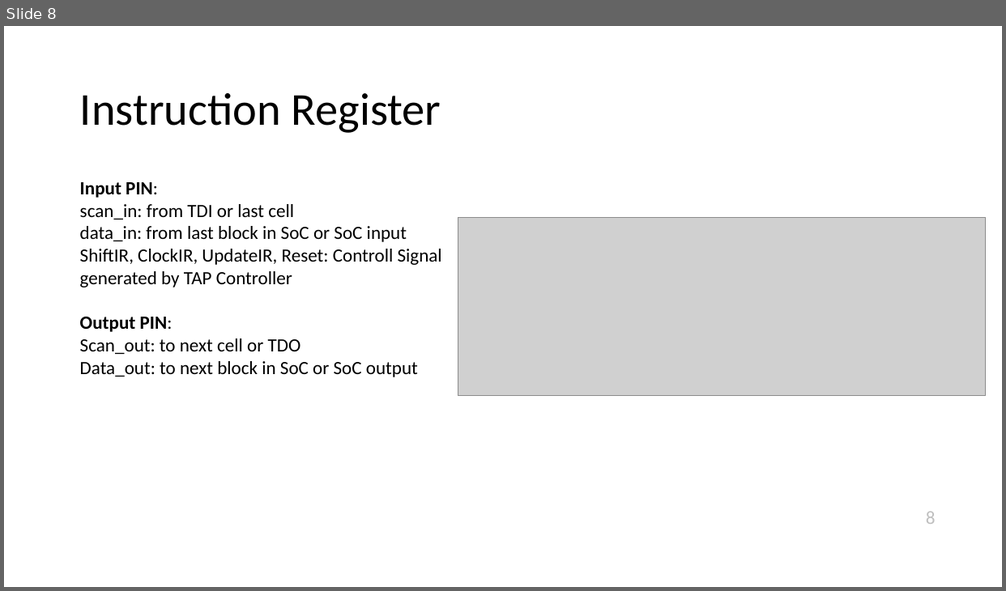
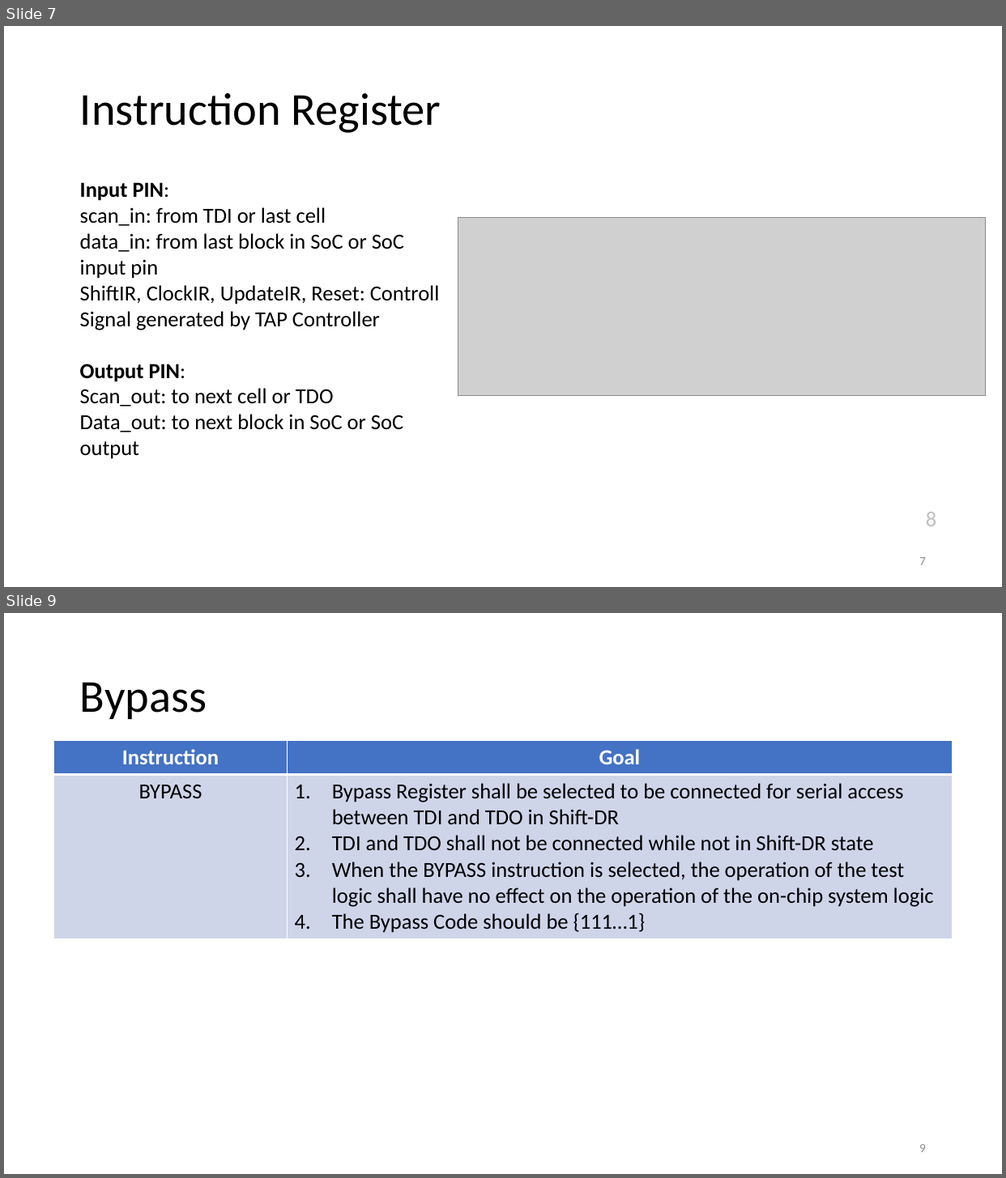
Before and after one commit to ax0080/JTAG, a slide deck: JTAG.pptx. Shown one above the other, each under a label of ours: slide 8 before the commit, slides 7 and 9 after it; the slides between them are not shown. The pictures are 1006x591 and 1006x1178 pixels, drawn with LibreOffice and Linux fonts; fonts in the diff are those of the drawing; grey boxes stand for pictures. Boxes give left, top, right and bottom in pixels: in the first picture for what was removed or moved away, otherwise in the second. Text is boxed around its words. In the diff, an @@ line names an element or a change of style, - is before the commit and + after.

```diff
--- a/JTAG.pptx
+++ b/JTAG.pptx
@@ slide 9 added at <box>4,613,1002,1174</box>, background #FFFFFF @@
@@ title added at <box>80,682,207,719</box>, 44 pt, text #000000 @@
+Bypass
@@ table added at <box>54,741,953,936</box>, 2 rows, 2 columns @@
+Instruction | Goal
+BYPASS | Bypass Register shall be selected to be connected for serial access between TDI and TDO in Shift-DR / TDI and TDO shall not be connected while not in Shift-DR state / When the BYPASS instruction is selected, the operation of the test logic shall have no effect on the operation of the on-chip system logic / The Bypass Code should be {111…1}
@@ page number added at <box>919,1144,926,1152</box>, 12 pt, text #8C8C8C @@
+9
@@ what was slide 8 is now slide 7 @@
@@ slide 7 changed as well @@
@@ text at <box>80,182,440,459</box>: size 18 to 20.7 pt in "Input PIN:", "scan_in: from TDI or last cell", "ShiftIR, ClockIR, UpdateIR, Reset: Controll Signal generated ...", "Output PIN:" and 2 more places @@
@@ text at <box>80,233,404,279</box>: text changed; size 18 to 20.7 pt @@
-data_in: from last block in SoC or SoC input
+data_in: from last block in SoC or SoC input pin
@@ text "8" at <box>926,512,936,527</box>: size 18 to 20.7 pt @@
@@ page number added at <box>919,557,926,565</box>, 12 pt, text #8C8C8C @@
+7
```
Also in this commit, not shown: 5 other slides changed, 35 other slides added, 7 slides removed.
